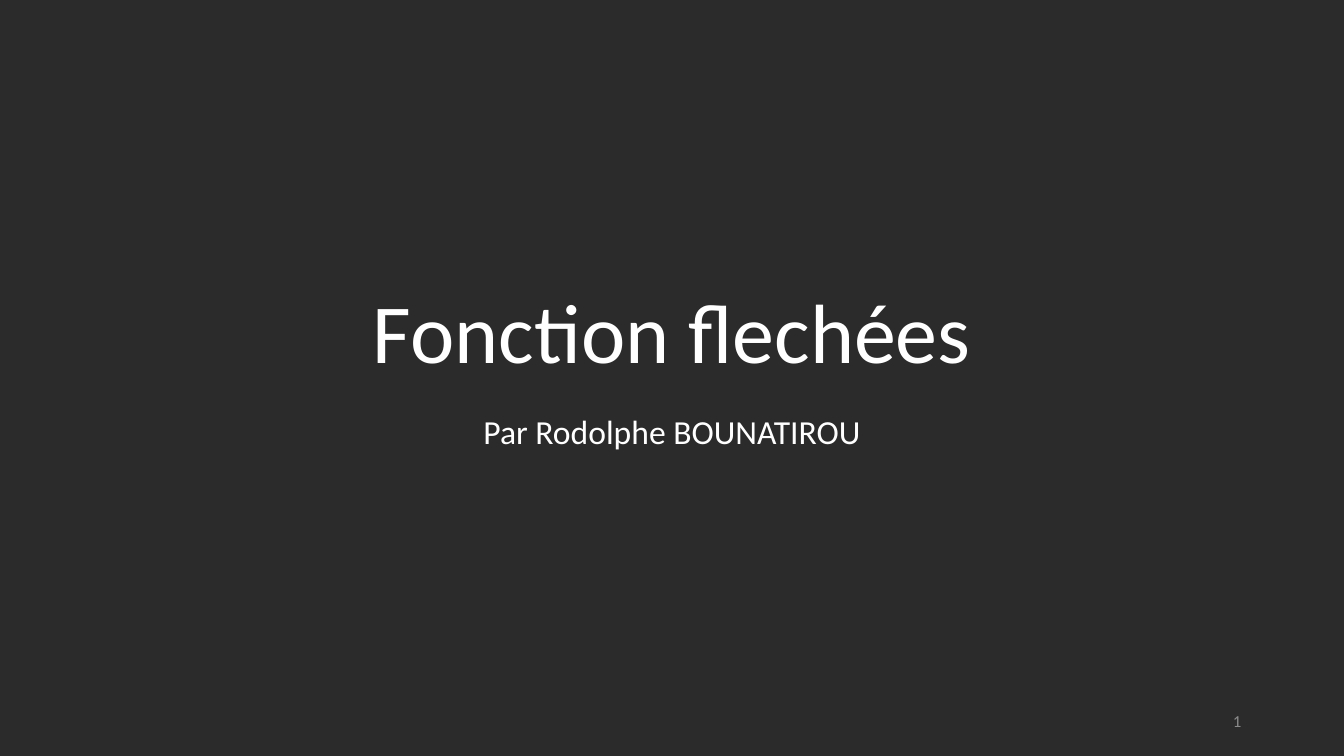
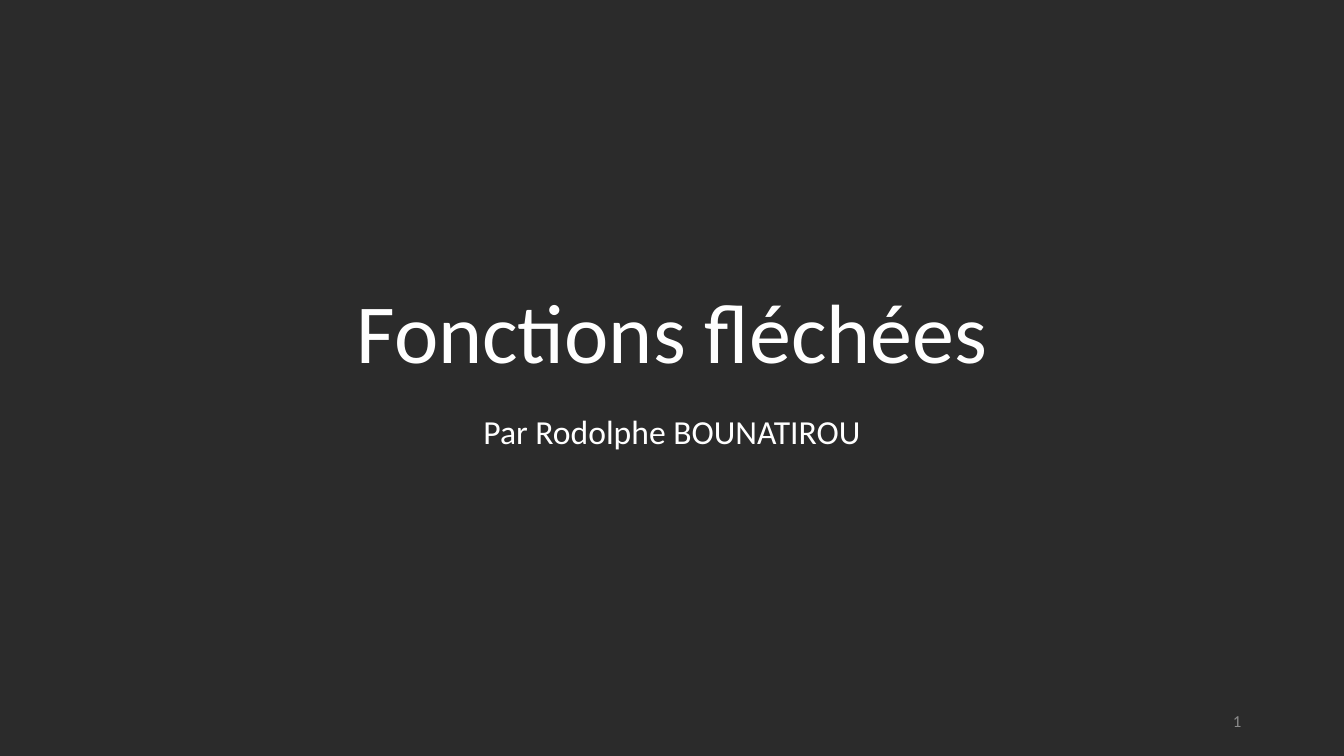
Before and after one commit to rbounatirou/ExempleFncFleches, a slide deck: slide 1 of Fonction_flechee_1_1.pptx. Drawn at 1344x756 pixels with LibreOffice and Linux fonts; fonts in the diff are those of the drawing; background and template pictures are left out; a plain dark background stands for a picture behind light text. Boxes give left, top, right and bottom in pixels: in the first picture for what was removed or moved away, otherwise in the second. Text is boxed around its words. In the diff, an @@ line names an element or a change of style, - is before the commit and + after.

Commit message:
Update typo

```diff
--- a/Fonction_flechee_1_1.pptx
+++ b/Fonction_flechee_1_1.pptx
@@ title at (x1=357, y1=304, x2=987, y2=364): text changed @@
-Fonction flechées
+Fonctions fléchées
```
